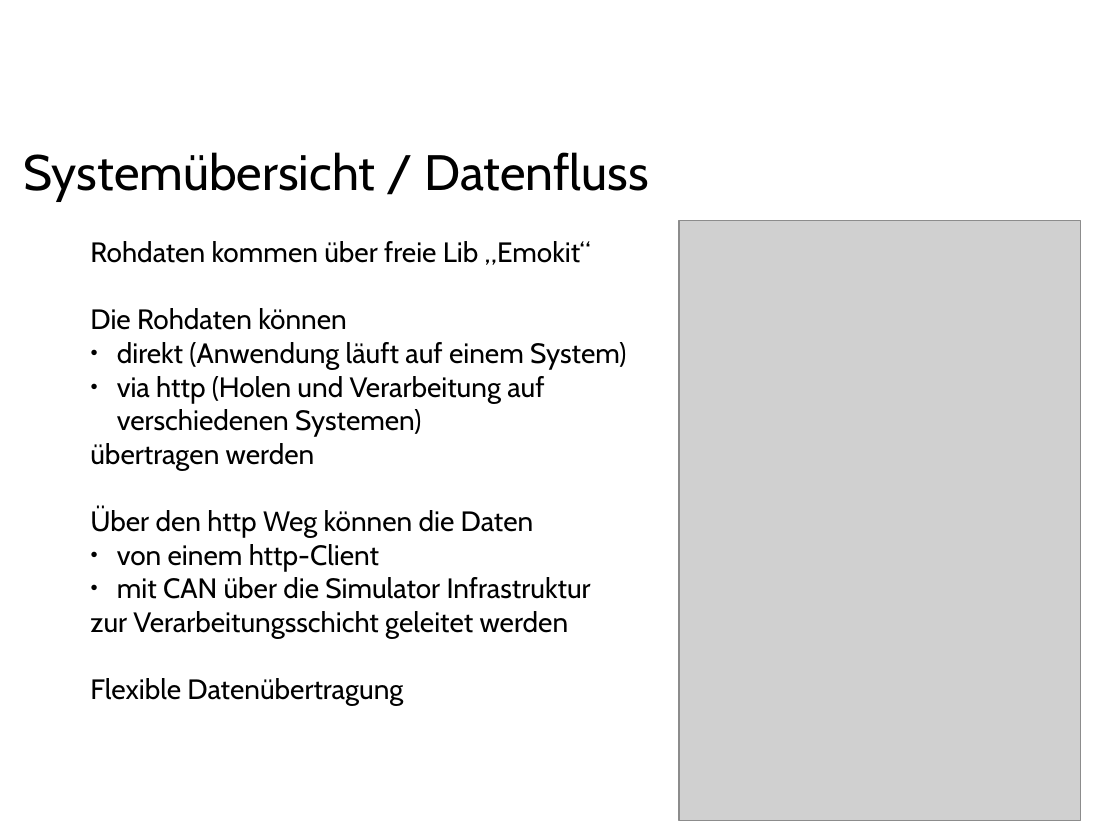
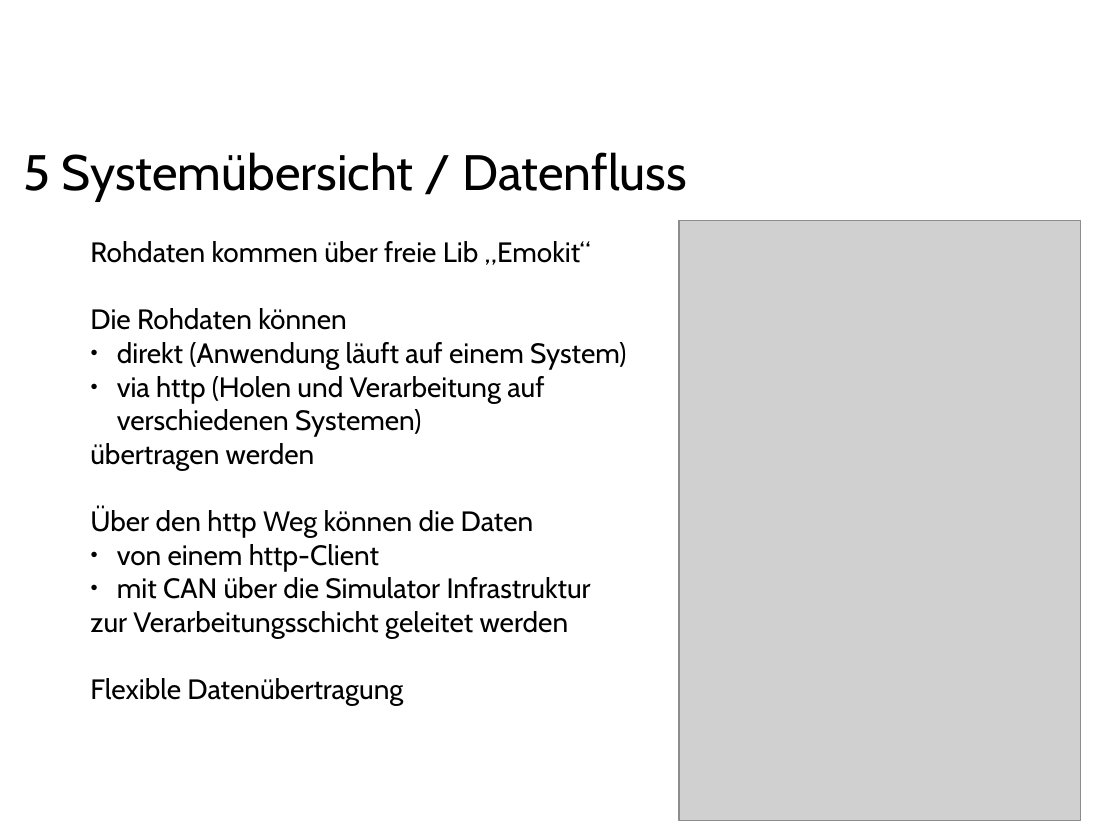
Before and after one commit to ppasler/current-adas, a slide deck: slide 10 of project/presentation/Praesentation_PoSDBoS_Pasler.odp. Drawn at 1120x840 pixels with LibreOffice and Linux fonts; fonts in the diff are those of the drawing; grey boxes stand for pictures; background and template pictures are left out. Boxes give left, top, right and bottom in pixels: in the first picture for what was removed or moved away, otherwise in the second. Text is boxed around its words. In the diff, an @@ line names an element or a change of style, - is before the commit and + after.

```diff
--- a/project/presentation/Praesentation_PoSDBoS_Pasler.odp
+++ b/project/presentation/Praesentation_PoSDBoS_Pasler.odp
@@ text at [24,152,688,200]: text changed @@
-Systemübersicht / Datenfluss
+5 Systemübersicht / Datenfluss
```
Also in this commit, not shown: 10 other slides changed, 8 slides added, 1 slide removed, 11 other files.
